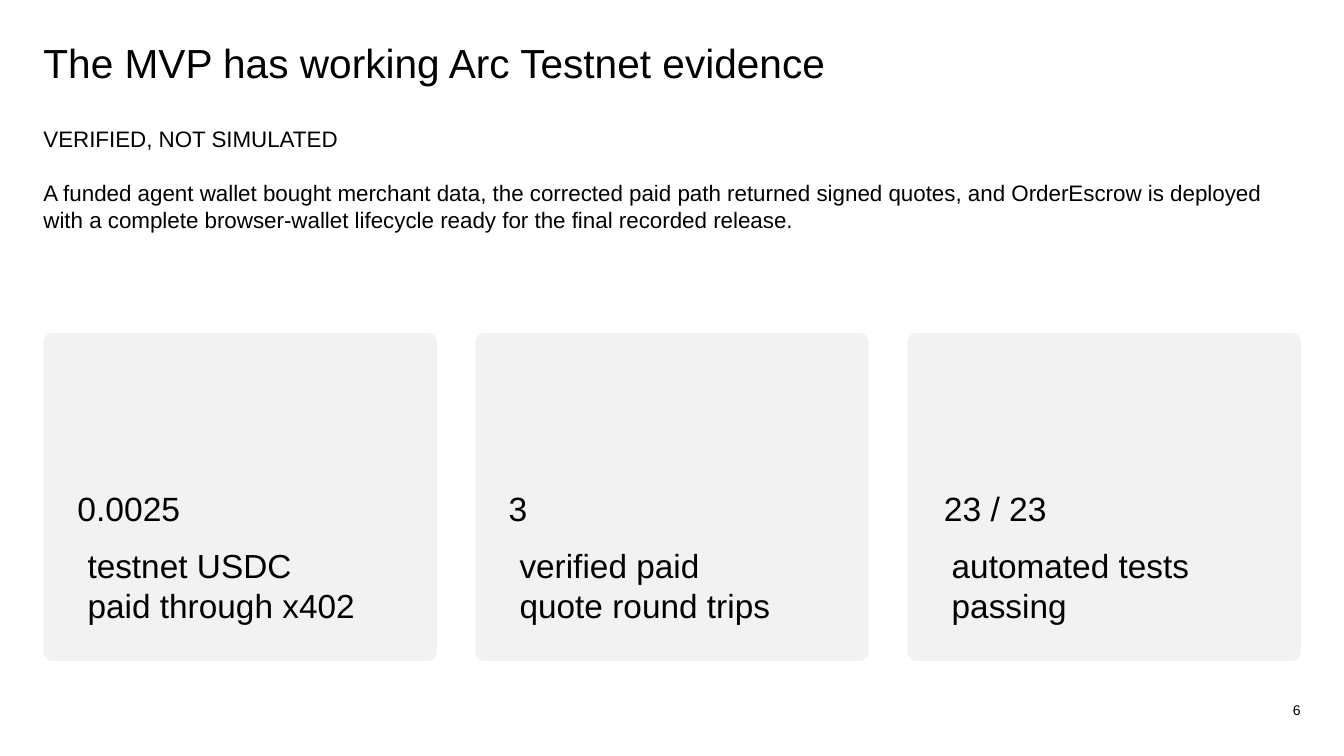
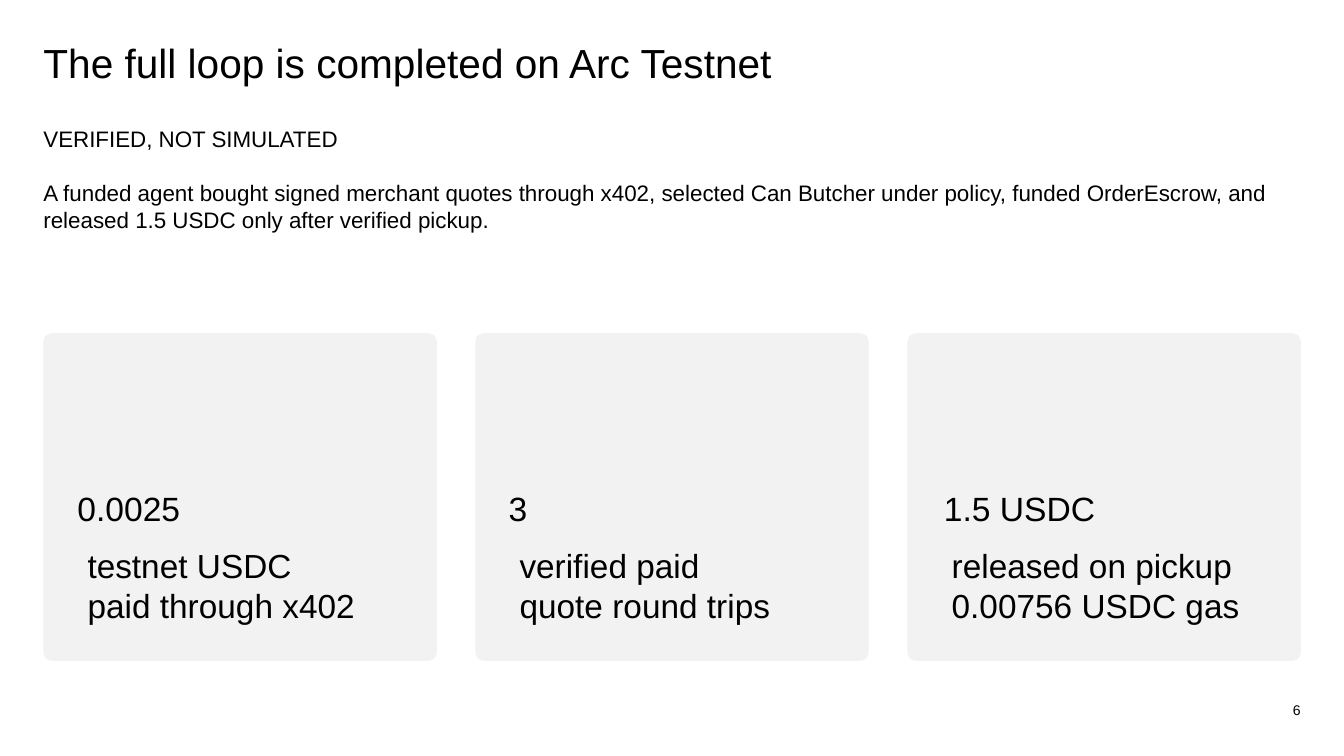
Before and after one commit to r0llie/errand-arc, a slide deck: slide 6 of outputs/errand-build-on-arc-pitch.pptx. Drawn at 1344x756 pixels with LibreOffice and Linux fonts; fonts in the diff are those of the drawing. Boxes give left, top, right and bottom in pixels: in the first picture for what was removed or moved away, otherwise in the second. Text is boxed around its words. In the diff, an @@ line names an element or a change of style, - is before the commit and + after.

Commit message:
Add shared hosted buyer and merchant sessions

```diff
--- a/outputs/errand-build-on-arc-pitch.pptx
+++ b/outputs/errand-build-on-arc-pitch.pptx
@@ text at [43, 48, 772, 86]: text changed @@
-The MVP has working Arc Testnet evidence
+The full loop is completed on Arc Testnet
@@ text at [43, 184, 1265, 233]: text changed @@
-A funded agent wallet bought merchant data, the corrected paid path returned signed quotes, and OrderEscrow is deployed with a complete browser-wallet lifecycle ready for the final recorded release.
+A funded agent bought signed merchant quotes through x402, selected Can Butcher under policy, funded OrderEscrow, and released 1.5 USDC only after verified pickup.
@@ text at [944, 497, 1095, 522]: text changed @@
-23 / 23
+1.5 USDC
@@ text at [952, 554, 1239, 625]: text changed @@
-automated tests
-passing
+released on pickup
+0.00756 USDC gas
```
Also in this commit, not shown: 13 other files.
